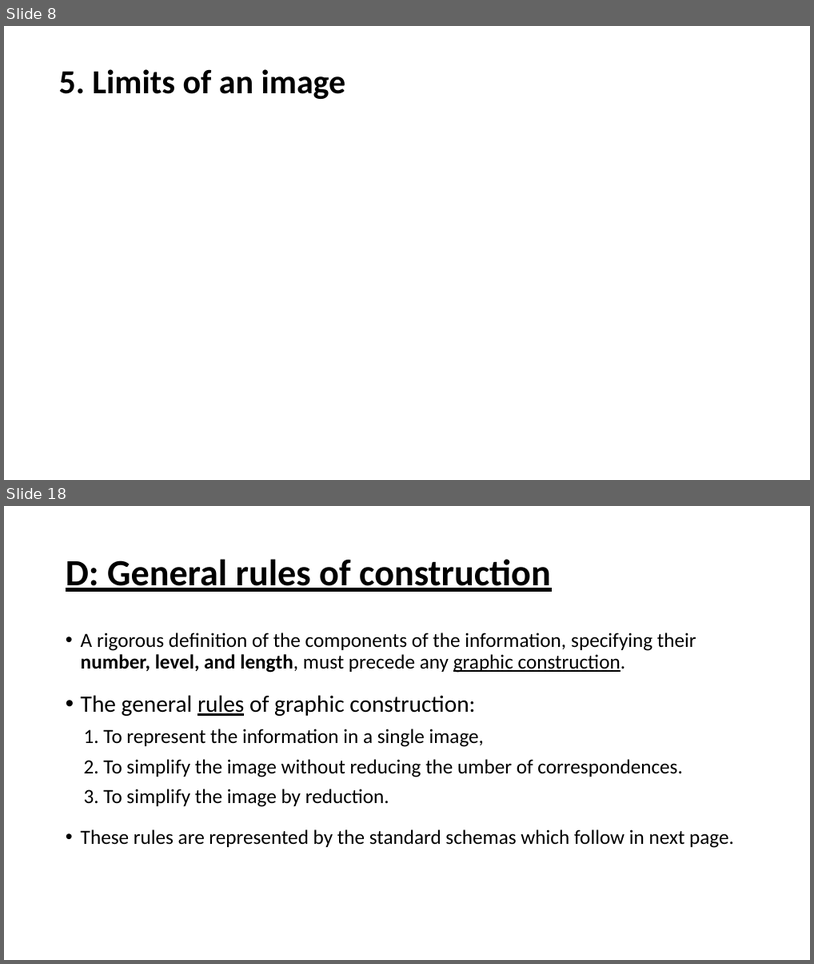
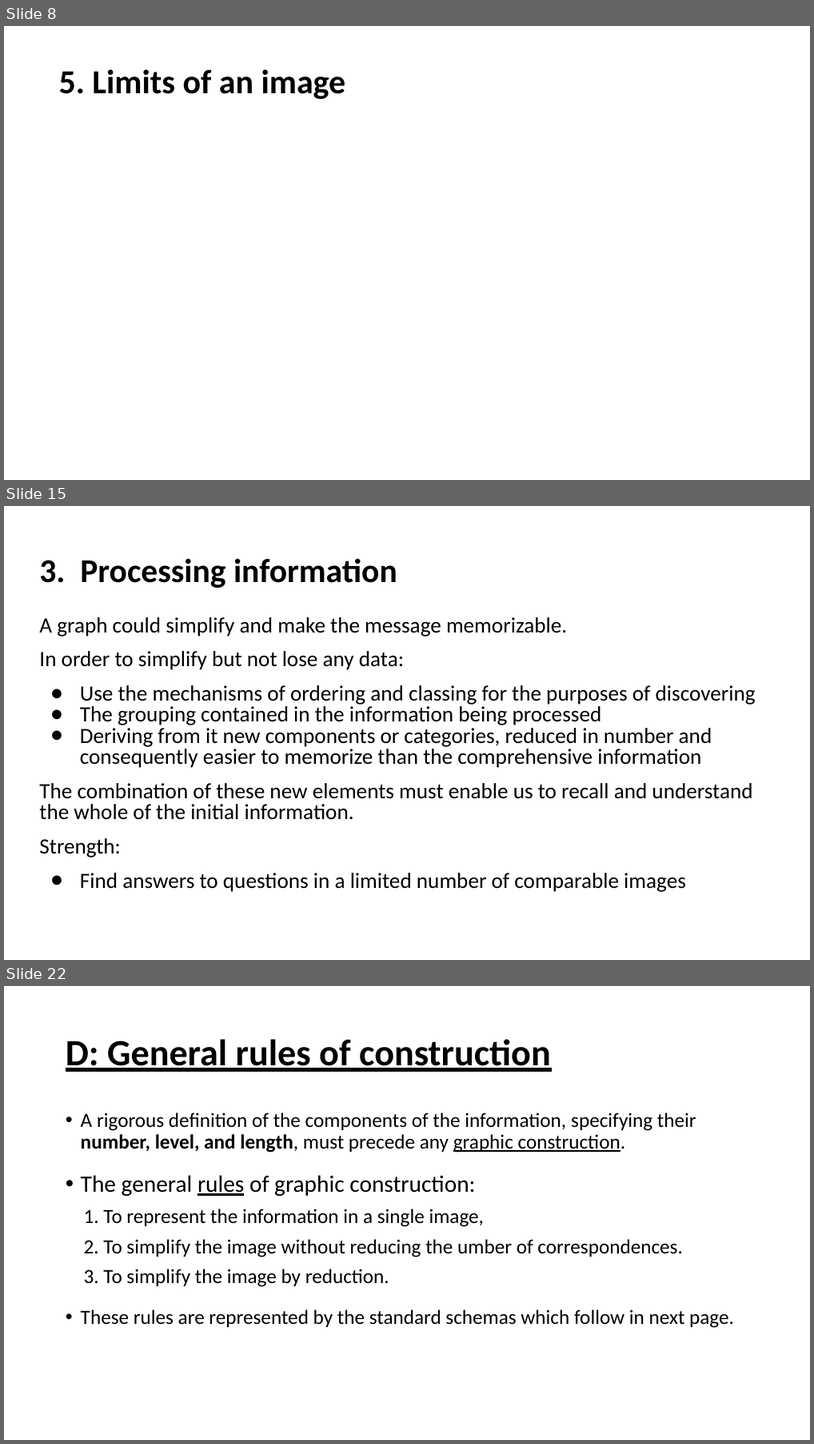
Before and after one commit to Jiaxin-yyjx/Visualization-D3.js-Lab, a slide deck: midterm/SoMSummery.pptx. Shown one above the other, each under a label of ours: slides 8 and 18 before the commit, slides 8, 15 and 22 after it; the slides between them are not shown. The pictures are 814x964 and 814x1444 pixels, drawn with LibreOffice and Linux fonts; fonts in the diff are those of the drawing. Boxes give left, top, right and bottom in pixels: in the first picture for what was removed or moved away, otherwise in the second. Text is boxed around its words. In the diff, an @@ line names an element or a change of style, - is before the commit and + after.

```diff
--- a/midterm/SoMSummery.pptx
+++ b/midterm/SoMSummery.pptx
@@ slide 15 added at bbox=[4, 506, 810, 960], background #FFFFFF @@
@@ title added at bbox=[39, 558, 398, 588], 39.6 pt, text #000000, bold @@
+3. Processing information
@@ text added at bbox=[39, 617, 756, 892], 25.9 pt, text #000000 @@
+A graph could simplify and make the message memorizable.
+In order to simplify but not lose any data:
+● Use the mechanisms of ordering and classing for the purposes of discovering
+● The grouping contained in the information being processed
+● Deriving from it new components or categories, reduced in number and consequently easier to memorize than the comprehensive information
+The combination of these new elements must enable us to recall and understand the whole of the initial information.
+Strength:
+● Find answers to questions in a limited number of comparable images
@@ what was slide 18 is now slide 22 @@
```
Also in this commit, not shown: 1 slide changed, 10 other slides added, 7 slides removed, 1 other file.
